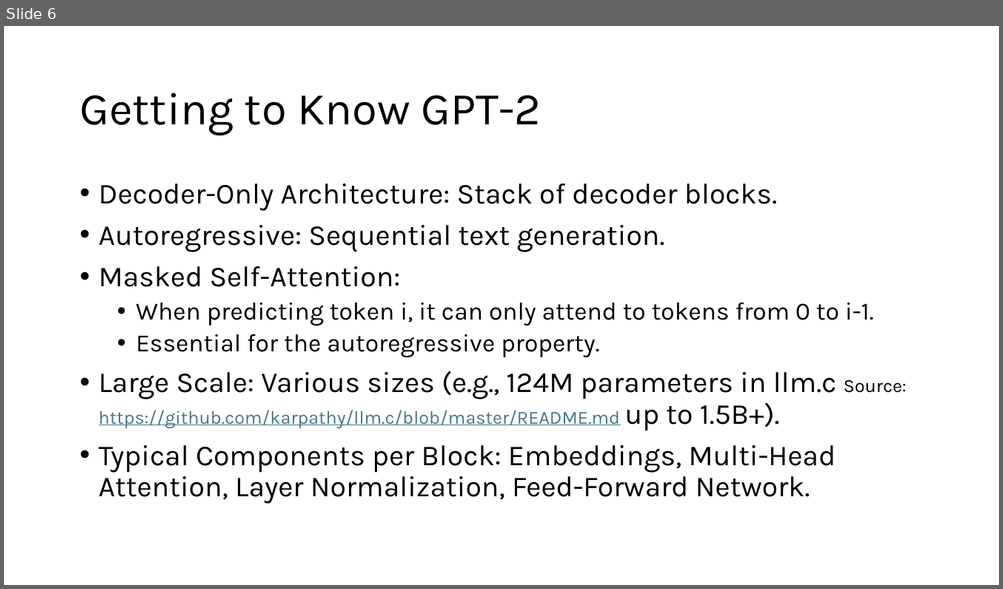
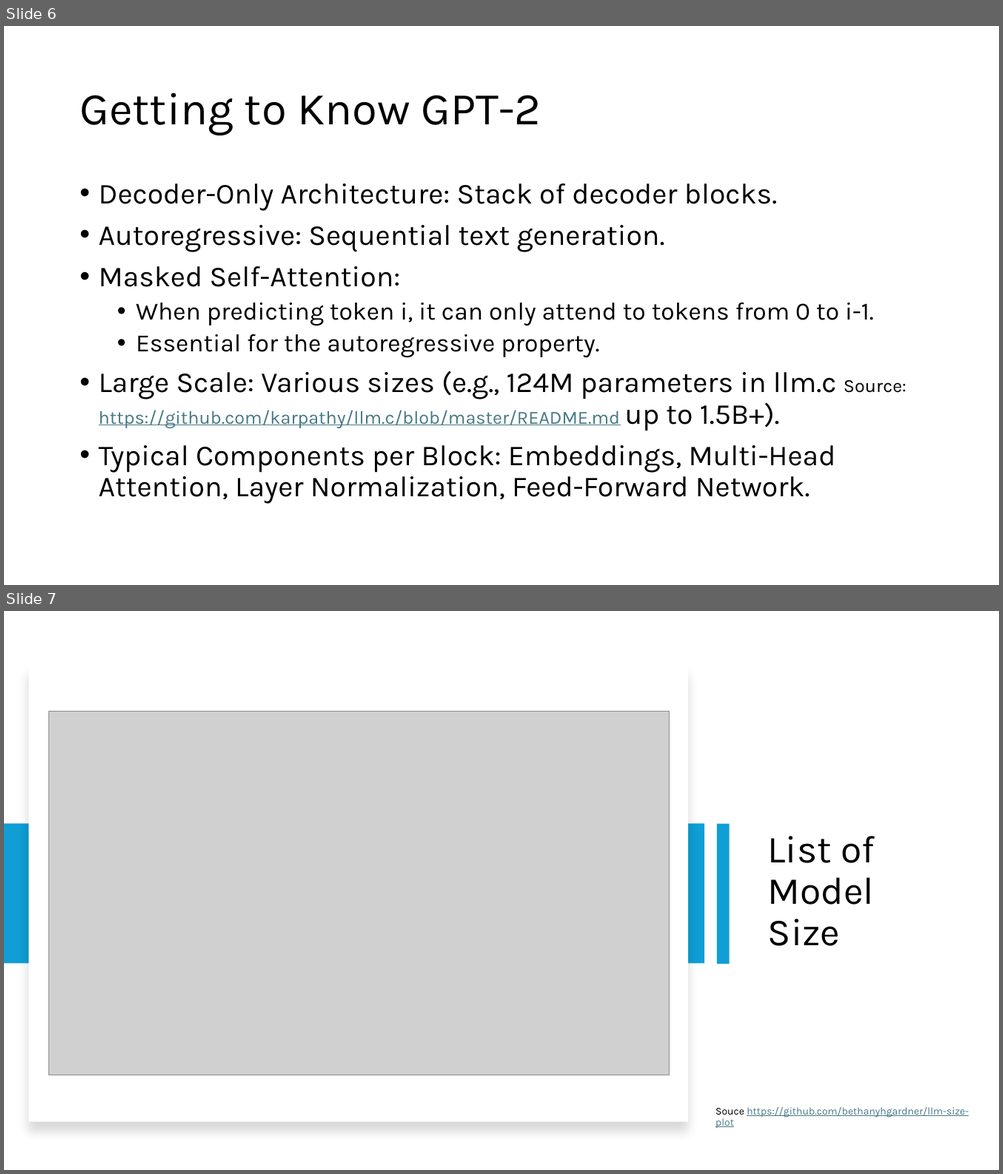
Before and after one commit to DennysMallqui/HPC-EP_LLM_PUB, a slide deck: Accelerating GPT-2 with GPUs - A Deep Dive.pptx. Shown one above the other, each under a label of ours: slide 6 before the commit, slides 6 and 7 after it. The pictures are 1003x589 and 1003x1174 pixels, drawn with LibreOffice and Linux fonts; fonts in the diff are those of the drawing; grey boxes stand for pictures. Boxes give left, top, right and bottom in pixels: in the first picture for what was removed or moved away, otherwise in the second. Text is boxed around its words. In the diff, an @@ line names an element or a change of style, - is before the commit and + after.

```diff
--- a/Accelerating GPT-2 with GPUs - A Deep Dive.pptx
+++ b/Accelerating GPT-2 with GPUs - A Deep Dive.pptx
@@ slide 7 added at (4, 611, 999, 1170), background #FFFFFF @@
@@ rectangle added at (28, 666, 688, 1122), fill #FFFFFF @@
@@ picture added at (48, 712, 669, 1076) @@
@@ rectangle added at (5, 824, 705, 964), fill #0F9ED5 @@
@@ rectangle added at (716, 824, 729, 964), fill #0F9ED5 @@
@@ title added at (768, 836, 874, 946), 37 pt, text #000000 @@
+List of Model Size
@@ text added at (715, 1107, 968, 1128), 10 pt, text #467886, underline @@
+Souce https://github.com/bethanyhgardner/llm-size-plot
```
